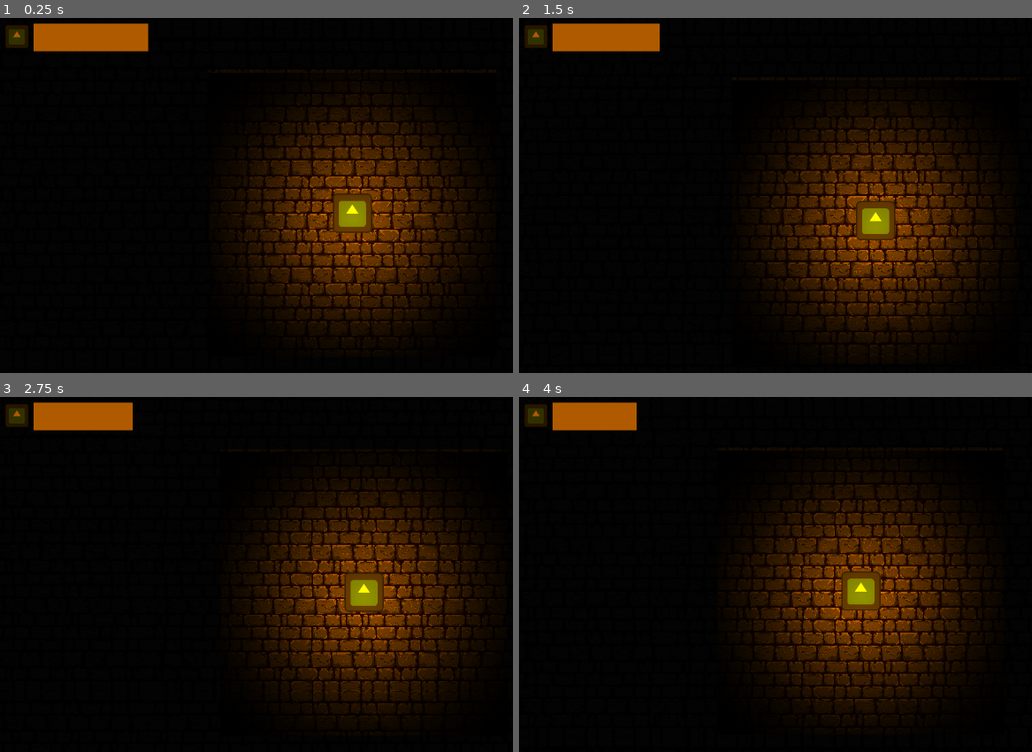
Above: before the commit, frames 1-4 (two rows, left to right).
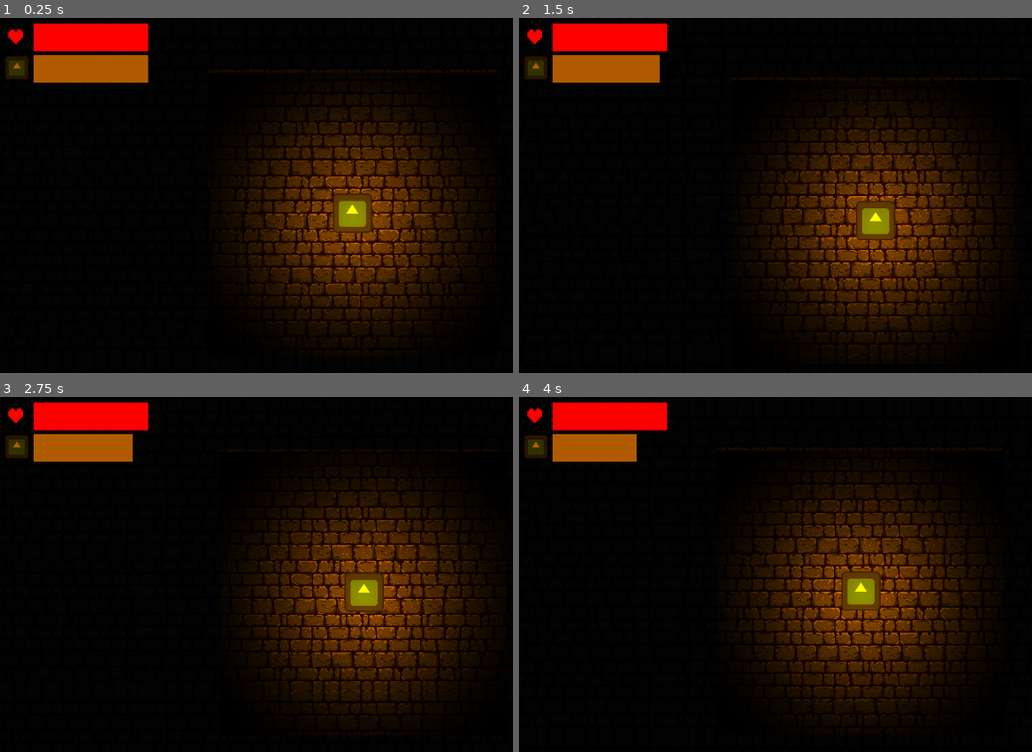
Above: after the commit, the same moments.

Repository: Frosmoth2324/Capstone-Game
Game: Godot game, scene res://Scenes/level.tscn
Two runs of this game, one before a commit and one after it. Both use one fixed random seed, a clock stepped at 60 frames per second and the inputs below. The engine's default icon, where the game draws it, is replaced by a stand-in: a white triangle on a blue panel in a dark square.
Inputs:
- Up to frame 1 (0.25 s): no input
- Up to frame 2 (1.5 s): tap Enter at 0.5 s; hold D (Right) 0.53-1.28 s; hold S (Down) from 1.28 s (still down)
- Up to frame 3 (2.75 s): release S (Down) at 2.03 s; hold D (Right) from 2.03 s (still down)
- Up to frame 4 (4 s): release D (Right) at 2.78 s; hold W (Up) 2.78-3.53 s; hold Left (Left) from 3.53 s (still down)

The runs differ from the first frame. In frame 1, 4.1% of the frame differs, in the area x 1-29%, y 1-19%; in frame 2, 4.0%; in frame 3, 3.9%; in frame 4, 3.6%.

Commit message:
health bar

Diff:
--- a/Scenes/ui.tscn
+++ b/Scenes/ui.tscn
@@ -1,8 +1,10 @@
-[gd_scene load_steps=4 format=3 uid="uid://l3sbtgxku847"]
+[gd_scene load_steps=6 format=3 uid="uid://l3sbtgxku847"]
 
 [ext_resource type="Script" path="res://Scripts/ui.gd" id="1_v6tqu"]
 [ext_resource type="Texture2D" uid="uid://se8g2ptfsvym" path="res://icon.svg" id="2_32l27"]
-[ext_resource type="Texture2D" uid="uid://byr0yxt3oxsf4" path="res://Assets/progress.png" id="2_p3yau"]
+[ext_resource type="Texture2D" uid="uid://d02ocjbjgift3" path="res://Assets/oil_progress.png" id="3_amtcq"]
+[ext_resource type="Texture2D" uid="uid://biaos0qt8fum7" path="res://Assets/heart.png" id="4_puw16"]
+[ext_resource type="Texture2D" uid="uid://cahir0xigdglw" path="res://Assets/health_progress.png" id="5_nj8n0"]
 
 [node name="UI" type="CanvasLayer"]
 script = ExtResource("1_v6tqu")
@@ -25,17 +27,29 @@
 offset_bottom = 38.0
 metadata/_edit_use_anchors_ = true
 
-[node name="HBoxContainer" type="HBoxContainer" parent="UI/VBoxContainer"]
+[node name="Health" type="HBoxContainer" parent="UI/VBoxContainer"]
 layout_mode = 2
 
-[node name="Sprite2D" type="Sprite2D" parent="UI/VBoxContainer/HBoxContainer"]
+[node name="Sprite2D" type="Sprite2D" parent="UI/VBoxContainer/Health"]
+position = Vector2(-19.3333, 14)
+texture = ExtResource("4_puw16")
+
+[node name="HealthBar" type="TextureProgressBar" parent="UI/VBoxContainer/Health"]
+layout_mode = 2
+value = 100.0
+texture_progress = ExtResource("5_nj8n0")
+
+[node name="Oil" type="HBoxContainer" parent="UI/VBoxContainer"]
+layout_mode = 2
+
+[node name="Sprite2D" type="Sprite2D" parent="UI/VBoxContainer/Oil"]
 modulate = Color(0.690196, 0.352941, 0, 1)
 position = Vector2(-18, 14)
 scale = Vector2(0.2, 0.2)
 texture = ExtResource("2_32l27")
 
-[node name="OilBar" type="TextureProgressBar" parent="UI/VBoxContainer/HBoxContainer"]
+[node name="OilBar" type="TextureProgressBar" parent="UI/VBoxContainer/Oil"]
 layout_mode = 2
 max_value = 15.0
 value = 15.0
-texture_progress = ExtResource("2_p3yau")
+texture_progress = ExtResource("3_amtcq")
--- a/Scripts/GameManager.gd
+++ b/Scripts/GameManager.gd
@@ -1,7 +1,9 @@
 extends Node
 
 const MAX_OIL = 15
+const MAX_HEALTH = 100
 var oil = MAX_OIL
+var health = MAX_HEALTH
 var dead = false
 
 func _process(_delta):
--- a/Scripts/ui.gd
+++ b/Scripts/ui.gd
@@ -1,9 +1,13 @@
 extends CanvasLayer
 
-@onready var oil_bar = $UI/VBoxContainer/HBoxContainer/OilBar
+@onready var health_bar = $UI/VBoxContainer/Health/HealthBar
+@onready var oil_bar = $UI/VBoxContainer/Oil/OilBar
+
 
 func _ready():
 	oil_bar.max_value = GameManager.MAX_OIL
+	health_bar.max_value = GameManager.MAX_HEALTH
 
 func _process(_delta):
 	oil_bar.value = GameManager.oil
+	health_bar.value = GameManager.health
Binary file added: Assets/health_progress.png
Not shown, added: Assets/health_progress.png.import
Binary file added: Assets/heart.png
Not shown, added: Assets/heart.png.import
Renamed: Assets/progress.png -> Assets/oil_progress.png
Not shown, added: Assets/oil_progress.png.import
